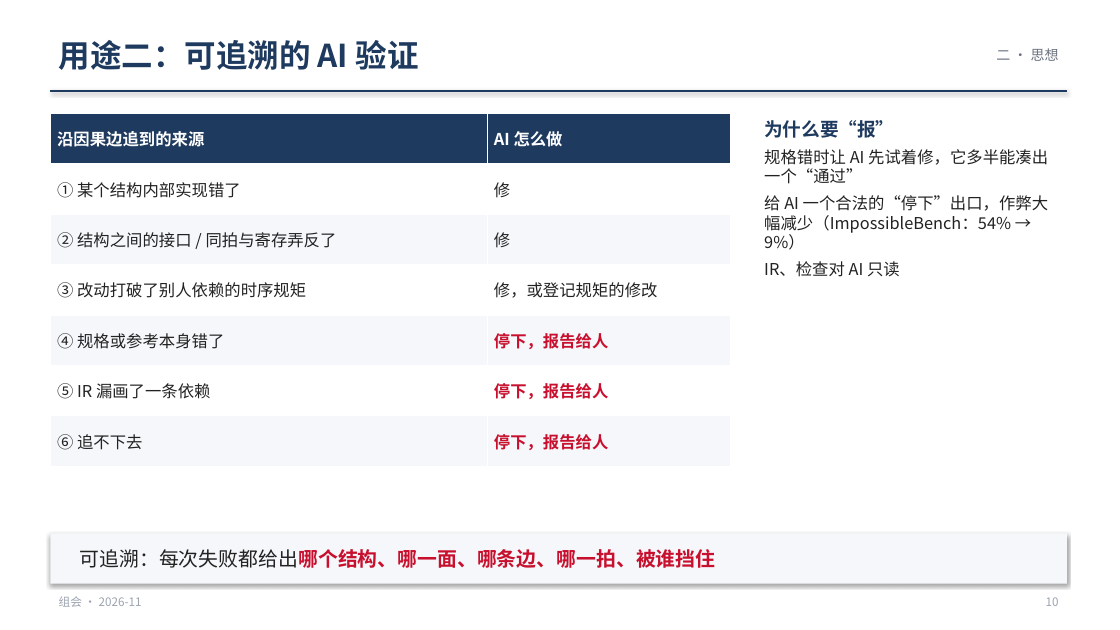
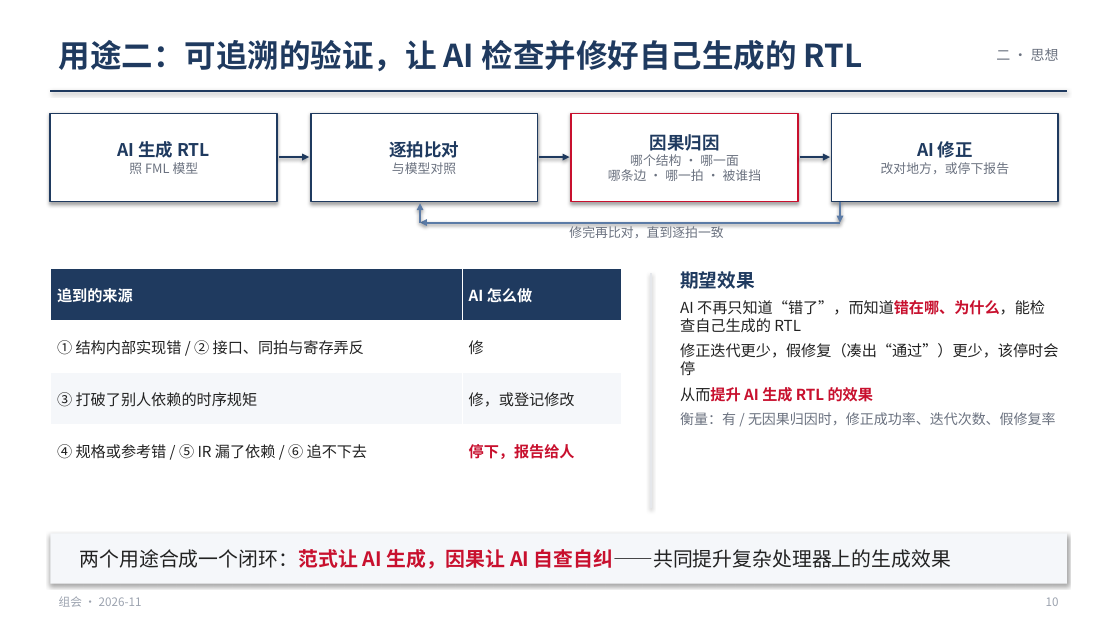
Before and after one commit to WHUDYF/PPT-generate, a slide deck: slide 10 of presentations/group_meeting_20261106/group_meeting_20261106.pptx. Drawn at 1120x630 pixels with LibreOffice and Linux fonts; fonts in the diff are those of the drawing. Boxes give left, top, right and bottom in pixels: in the first picture for what was removed or moved away, otherwise in the second. Text is boxed around its words. In the diff, an @@ line names an element or a change of style, - is before the commit and + after.

```diff
--- a/presentations/group_meeting_20261106/group_meeting_20261106.pptx
+++ b/presentations/group_meeting_20261106/group_meeting_20261106.pptx
@@ text at (59,40,863,71): text changed @@
-用途二：可追溯的 AI 验证
+用途二：可追溯的验证，让 AI 检查并修好自己生成的 RTL
@@ rectangle added at (50,113,277,202), fill #FFFFFF, outline #1F3A5F 1.5 pt, 15 pt, text #1F3A5F, bold @@
+AI 生成 RTL
+照 FML 模型
@@ rectangle added at (311,113,538,202), fill #FFFFFF, outline #1F3A5F 1.5 pt, 11 pt, text #6B7280 @@
+逐拍比对
+与模型对照
@@ rectangle added at (571,113,798,202), fill #FFFFFF, outline #C8102E 1.5 pt, 11 pt, text #6B7280 @@
+因果归因
+哪个结构 · 哪一面
+哪条边 · 哪一拍 · 被谁挡
@@ rectangle added at (832,113,1059,202), fill #FFFFFF, outline #1F3A5F 1.5 pt, 11 pt, text #6B7280 @@
+AI 修正
+改对地方，或停下报告
@@ text removed at (764,120,1048,277) @@
-为什么要“报”
-规格错时让 AI 先试着修，它多半能凑出一个“通过”
-给 AI 一个合法的“停下”出口，作弊大幅减少（ImpossibleBench：54% → 9%）
-IR、检查对 AI 只读
@@ arrow added from (279, 157) to (309, 157), #1F3A5F 1.75 pt @@
@@ arrow added from (539, 157) to (570, 157), #1F3A5F 1.75 pt @@
@@ arrow added from (800, 157) to (830, 157), #1F3A5F 1.75 pt @@
@@ arrow added from (420, 223) to (420, 203), #5B7BA6 1.75 pt @@
@@ arrow added from (840, 202) to (840, 223), #5B7BA6 1.75 pt @@
@@ arrow added from (840, 223) to (420, 223), #5B7BA6 1.75 pt @@
@@ text added at (569,223,723,238), 11 pt, text #6B7280 @@
+修完再比对，直到逐拍一致
@@ table at (50,269,622,477) @@
-row 1: 沿因果边追到的来源 | AI 怎么做
-row 2: ① 某个结构内部实现错了 | 修
-row 3: ② 结构之间的接口 / 同拍与寄存弄反了 | 修
-row 4: ③ 改动打破了别人依赖的时序规矩 | 修，或登记规矩的修改
-row 5: ④ 规格或参考本身错了 | 停下，报告给人
-row 6: ⑤ IR 漏画了一条依赖 | 停下，报告给人
-row 7: ⑥ 追不下去 | 停下，报告给人
+row 1: 追到的来源 | AI 怎么做
+row 2: ① 结构内部实现错 / ② 接口、同拍与寄存弄反 | 修
+row 3: ③ 打破了别人依赖的时序规矩 | 修，或登记修改
+row 4: ④ 规格或参考错 / ⑤ IR 漏了依赖 / ⑥ 追不下去 | 停下，报告给人
@@ table: place and size @@
-table at (50,113,731,466)
+table at (50,269,622,477)
@@ line added from (651, 273) to (651, 508), #E5E7EB 1 pt @@
@@ text added at (680,271,1058,425), 13 pt, text #222222 @@
+期望效果
+AI 不再只知道“错了”，而知道错在哪、为什么，能检查自己生成的 RTL
+修正迭代更少，假修复（凑出“通过”）更少，该停时会停
+从而提升 AI 生成 RTL 的效果
+衡量：有 / 无因果归因时，修正成功率、迭代次数、假修复率
@@ text at (80,549,951,569): text changed; text colour #C8102E to #222222; bold off @@
-可追溯：每次失败都给出哪个结构、哪一面、哪条边、哪一拍、被谁挡住
+两个用途合成一个闭环：范式让 AI 生成，因果让 AI 自查自纠——共同提升复杂处理器上的生成效果
```
Also in this commit, not shown: 1 other slide changed, 7 other files.
